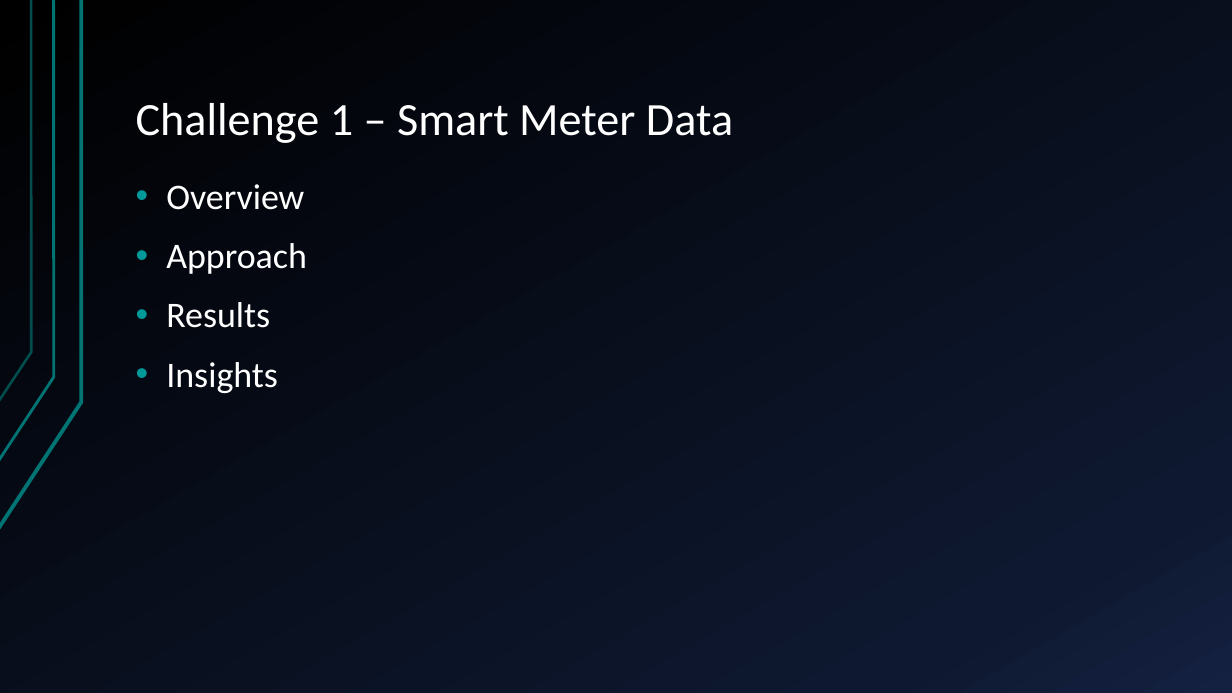
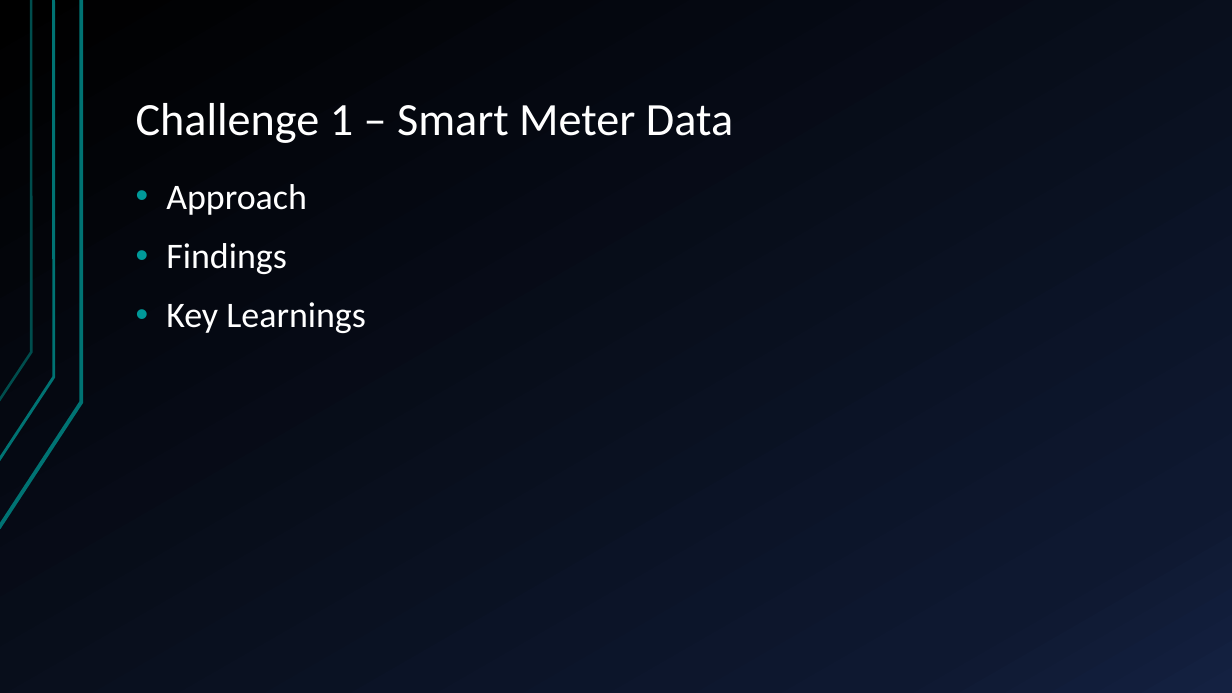
Before and after one commit to sofiary/teamunicornn, a slide deck: slide 5 of Western Power Hack-a-Gig Presentation.pptx (slide 2 before the commit). Drawn at 1232x693 pixels with LibreOffice and Linux fonts; fonts in the diff are those of the drawing. Boxes give left, top, right and bottom in pixels: in the first picture for what was removed or moved away, otherwise in the second. Text is boxed around its words. In the diff, an @@ line names an element or a change of style, - is before the commit and + after.

```diff
--- a/Western Power Hack-a-Gig Presentation.pptx
+++ b/Western Power Hack-a-Gig Presentation.pptx
@@ text at (x1=166, y1=184, x2=304, y2=210): paragraph removed @@
-• Overview
@@ text at (x1=166, y1=243, x2=366, y2=333): text changed @@
-• Results
-• Insights
+• Findings
+• Key Learnings
```
Also in this commit, not shown: 7 other slides changed, 8 slides added, 1 slide removed.
